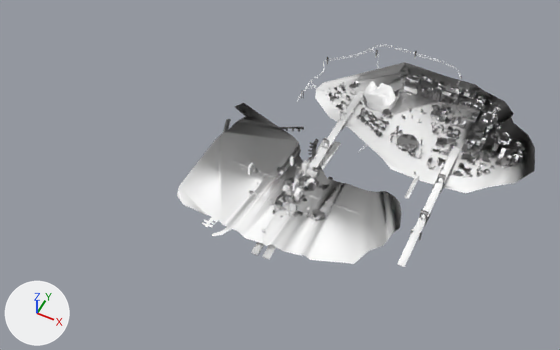
What one commit did to the glTF model gh-pages/models/city_low.glb.
One viewpoint serves both versions: a 50 mm lens placed at (1048.0, -3240.0, 3269.0), pointed at (-273.0, -598.0, -33.0). The lights are fixed; the arrows at lower left show +X, +Y and +Z. The first picture is the older version. Vertices at exactly the same position are counted once.

Objects in the first picture: 'GC_Island2_LongDist_LOW', 'GC_island1_LongDist_LOW'.
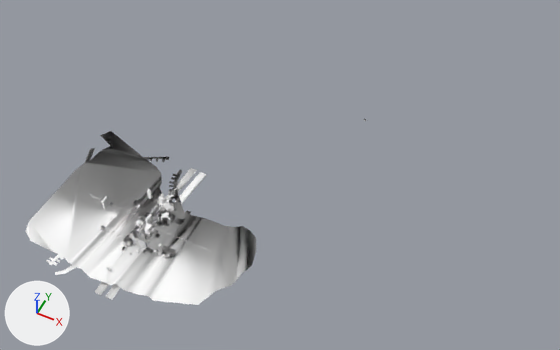
Changed parts and their boxes (x1, y1, x2, y2) in the pictures (560 x 350 px):
'GC_island1_LongDist_LOW', moved
    before: (177, 103, 402, 264)
    after: (26, 131, 256, 305)
'GC_Island2_LongDist_LOW', deleted
    before: (298, 44, 535, 267)
    faces in mat_gc_island2_longdist_low_2x (white #ffffff): (303, 62, 535, 267)
    faces in mat_gc_residential_props_monorail_d (white #ffffff): (298, 44, 462, 148)

The change, as a list of edits to the scene's bpy script:
```text
Change me_gc_island1_longdist_low:
    used by ob_gc_island1_longdist_low; location = (0.0, 0.0, 0.0)
    remove me_gc_island1_longdist_low.from_pydata(...)  # 5517 vertices, 7947 faces; spans x -761.0..478.0, y -1172.0..-190.0, z -104.0..104.0
    add me_gc_island1_longdist_low.from_pydata(...)  # 5517 vertices, 7947 faces; spans x -1350.0..-110.0, y -1741.0..-759.0, z -104.0..104.0
    me_gc_island1_longdist_low part 1: the whole mesh is moved by (-588.0, -569.0, 0.0)
Remove ob_gc_island2_longdist_low:
    ob_gc_island2_longdist_low = bpy.data.objects.new('GC_Island2_LongDist_LOW', me_gc_island2_longdist_low)
    ob_gc_island2_longdist_low.location = (0.0, 0.0, 0.0)
```
